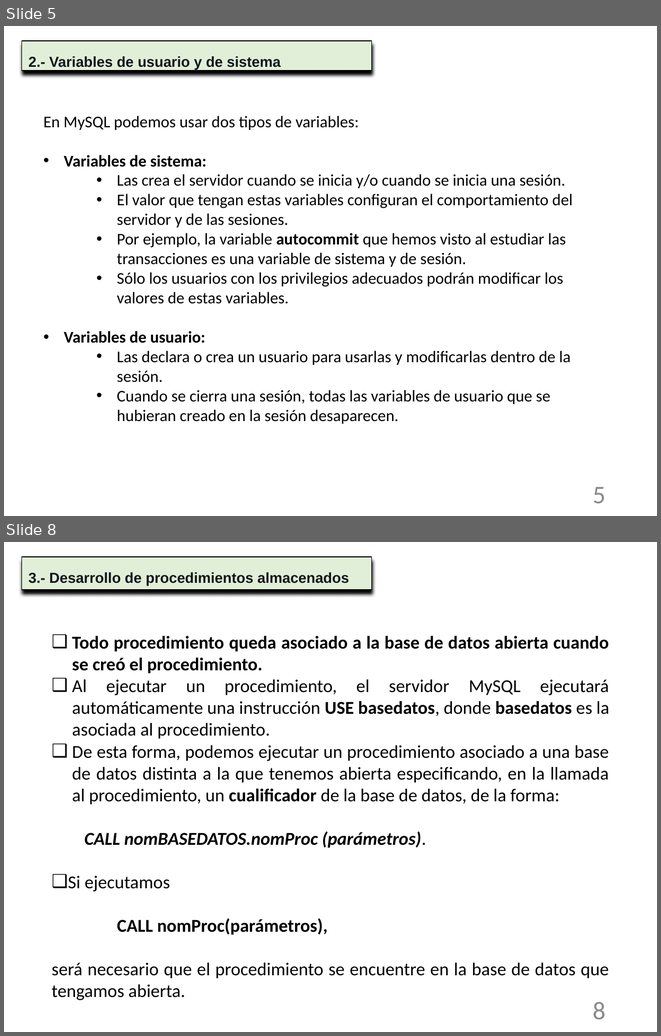
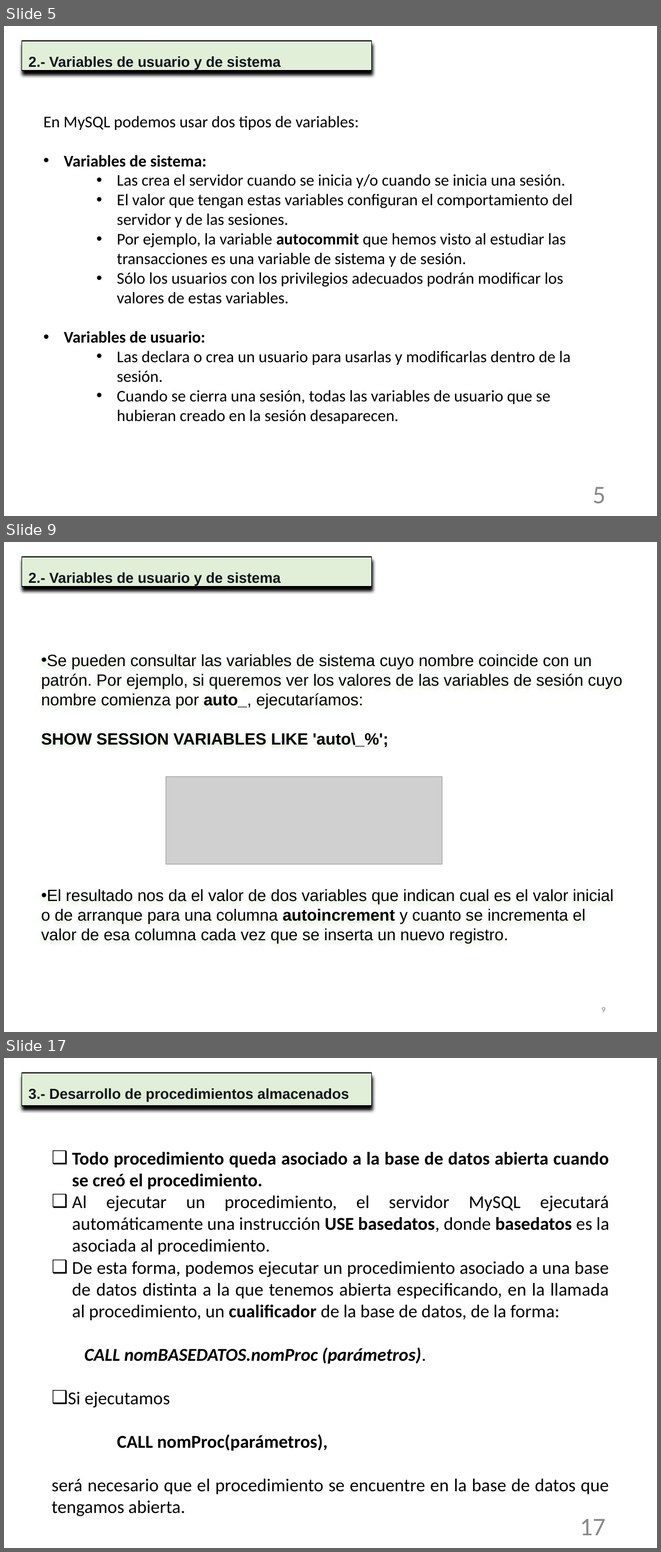
Before and after one commit to NuriaCelis/GestionBasesDatos2223, a slide deck: Tema6/Unidad 8-Programacion de BD.pptx. Shown one above the other, each under a label of ours: slides 5 and 8 before the commit, slides 5, 9 and 17 after it; the slides between them are not shown. The pictures are 661x1036 and 661x1552 pixels, drawn with LibreOffice and Linux fonts; fonts in the diff are those of the drawing; grey boxes stand for pictures. Boxes give left, top, right and bottom in pixels: in the first picture for what was removed or moved away, otherwise in the second. Text is boxed around its words. In the diff, an @@ line names an element or a change of style, - is before the commit and + after.

```diff
--- a/Tema6/Unidad 8-Programacion de BD.pptx
+++ b/Tema6/Unidad 8-Programacion de BD.pptx
@@ slide 9 added at bbox=[4, 542, 657, 1032], background #FFFFFF @@
@@ rectangle added at bbox=[21, 557, 372, 587], fill #E1EFD8, outline #000000 0.75 pt, 16 pt, text #11151A, bold @@
+2.- Variables de usuario y de sistema
@@ text added at bbox=[41, 654, 623, 943], 18 pt, text #000000 @@
+• Se pueden consultar las variables de sistema cuyo nombre coincide con un patrón. Por ejemplo, si queremos ver los valores de las variables de sesión cuyo nombre comienza por auto_, ejecutaríamos:
+SHOW SESSION VARIABLES LIKE 'auto\_%';
+• El resultado nos da el valor de dos variables que indican cual es el valor inicial o de arranque para una columna autoincrement y cuanto se incrementa el valor de esa columna cada vez que se inserta un nuevo registro.
@@ picture added at bbox=[166, 776, 442, 864] @@
@@ page number added at bbox=[601, 1007, 606, 1012], 9 pt, text #898989 @@
+9
@@ what was slide 8 is now slide 17 @@
@@ page number at bbox=[580, 1519, 605, 1535]: text changed @@
-8
+17
```
Also in this commit, not shown: 3 slides changed, 8 other slides added, 3 other files.
